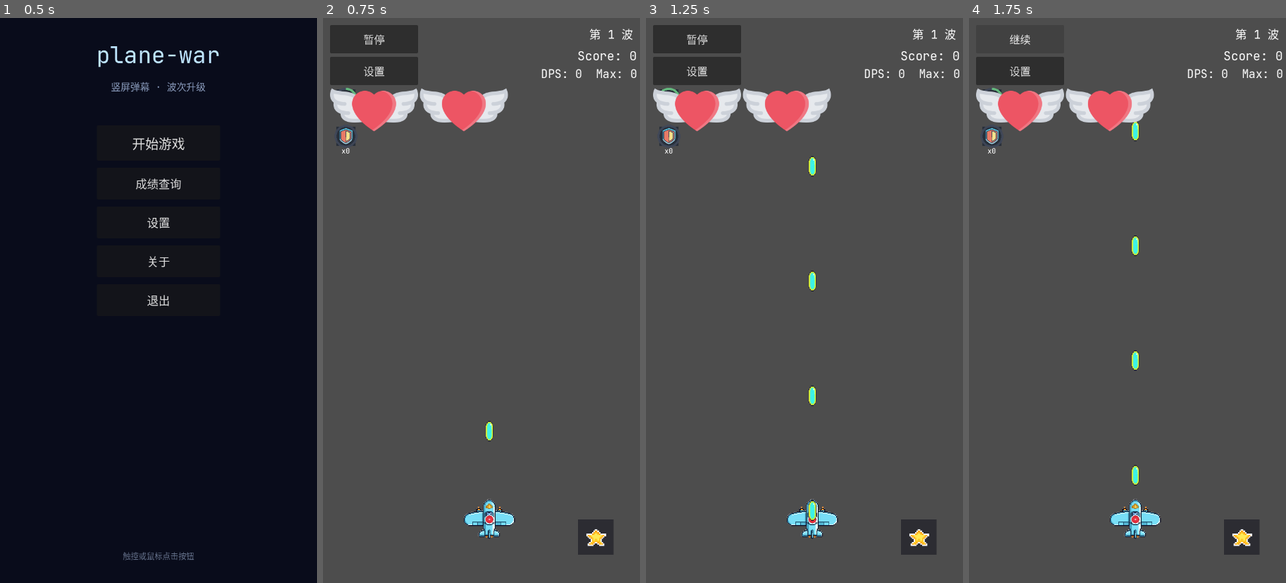
Above: before the commit, frames 1-4 (left to right).
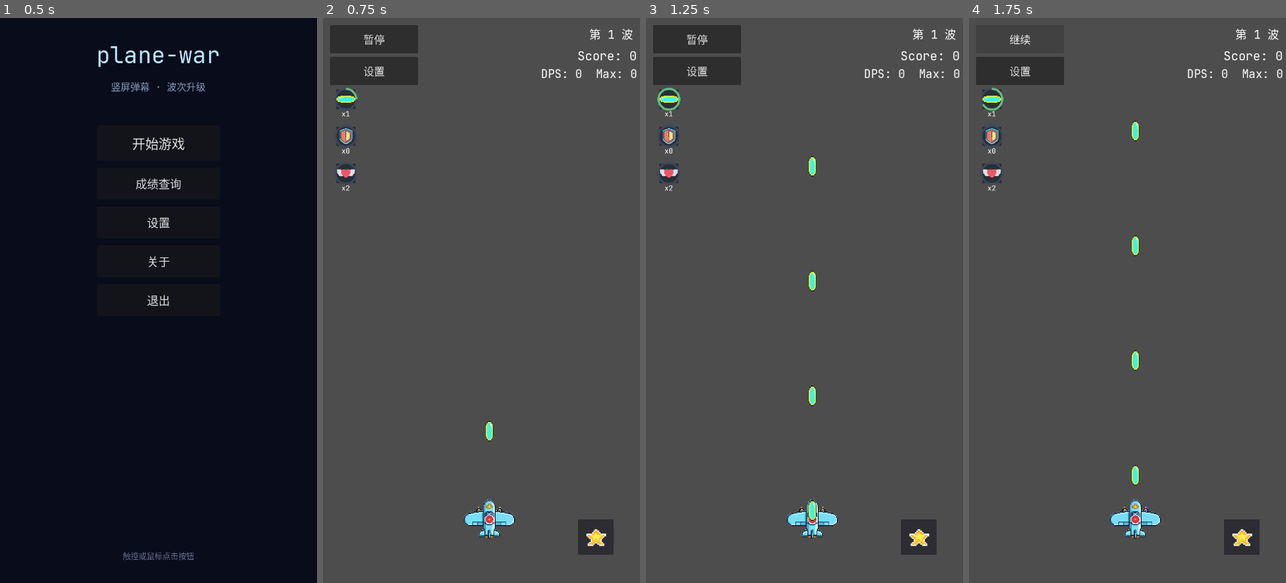
Above: after the commit, the same moments.

Repository: qingzhixing/plane-war
Game: Godot game, scene res://scenes/MainMenu.tscn
Two runs of this game, one before a commit and one after it. Both use one fixed random seed, a clock stepped at 60 frames per second and the inputs below. Sound files missing from this copy of the repository are replaced by a short silence.
Inputs:
- Up to frame 1 (0.5 s): no input
- Up to frame 2 (0.75 s): click "开始游戏" at 0.5 s
- Up to frame 3 (1.25 s): no input
- Up to frame 4 (1.75 s): click "暂停" at 1.25 s

Frame 1 is identical in both runs. In frame 2, 3.0% of the frame differs, in the area x 2-59%, y 12-31%; in frame 3, 3.0%; in frame 4, 3.0%.

Commit message:
🎨 UI: 调整生命槽不显示冷却环
Made-with: Cursor

Diff:
--- a/scripts/hud.gd
+++ b/scripts/hud.gd
@@ -39,9 +39,8 @@
 var _side_weapon_textures: Dictionary = {}  # weapon_id -> Texture2D
 var _spell_cd_slot: Control = null
 
-# 生命展示：左侧心形图标
-var _lives_hbox: HBoxContainer = null
-var _life_icons: Array[TextureRect] = []
+# 生命展示：左侧 Life 槽位（与护盾/主炮同款）
+var _life_slot: Control = null
 
 const STATUS_SLOT_SCENE: PackedScene = preload("res://scenes/ui/StatusSlot.tscn")
 const LIFE_ICON: Texture2D = preload("res://assets/ui/heart.svg")
@@ -82,7 +81,6 @@
 	_ensure_side_weapon_textures()
 	_ensure_side_weapon_cd_panel()
 	_ensure_left_slots_panel()
-	_ensure_lives_panel()
 
 func _process(delta: float) -> void:
 	if is_instance_valid(_main) and _main.has_method("get_wave"):
@@ -126,7 +124,6 @@
 		if _dps_label != null:
 			_dps_label.text = "DPS: %.0f  Max: %.0f" % [cur, max_val]
 		_update_spell_button()
-		_update_lives_panel()
 	_update_left_slots()
 	_update_side_weapon_cd_slots()
 
@@ -415,16 +412,21 @@
 	root.add_child(_left_slots_vbox)
 	var tex_gun: Texture2D = preload("res://assets/sprites/bullets/bullet_player_basic.png") as Texture2D
 	var tex_shield: Texture2D = preload("res://assets/ui/Shield.svg") as Texture2D
+	var tex_life: Texture2D = LIFE_ICON
 	_main_gun_slot = STATUS_SLOT_SCENE.instantiate()
 	_main_gun_slot.set_icon_texture(tex_gun)
 	_left_slots_vbox.add_child(_main_gun_slot)
 	_shield_slot = STATUS_SLOT_SCENE.instantiate()
 	_shield_slot.set_icon_texture(tex_shield)
 	_left_slots_vbox.add_child(_shield_slot)
+	_life_slot = STATUS_SLOT_SCENE.instantiate()
+	if tex_life != null:
+		_life_slot.set_icon_texture(tex_life)
+	_left_slots_vbox.add_child(_life_slot)
 
 
 func _update_left_slots() -> void:
-	if _main_gun_slot == null or _shield_slot == null:
+	if _main_gun_slot == null or _shield_slot == null or _life_slot == null:
 		return
 	# 主炮：外圈 = 下次开火剩余时间/间隔，x N = 齐射弹数
 	if is_instance_valid(_player) and _player.has_method("get_main_fire_cd_remaining"):
@@ -443,6 +445,14 @@
 		guard_n = _main.get_combo_guard_charges()
 	_shield_slot.set_ratio(1.0 if guard_n > 0 else 0.0)
 	_shield_slot.set_count(maxi(0, guard_n))
+
+	# 生命：外圈 = 有生命时满、无生命时空，x N = 剩余命数
+	var lives: int = 0
+	if is_instance_valid(_main) and _main.has_method("get_lives_remaining"):
+		lives = _main.get_lives_remaining()
+	# 生命不展示冷却环，仅用图标 + xN 表示剩余命数
+	_life_slot.set_ratio(0.0)
+	_life_slot.set_count(maxi(0, lives))
 
 
 func _ensure_side_weapon_cd_panel() -> void:
@@ -517,54 +527,6 @@
 		slot_node.set_count(n)
 
 
-func _ensure_lives_panel() -> void:
-	var root := get_node_or_null("Root") as Control
-	if root == null or _lives_hbox != null:
-		return
-	_lives_hbox = HBoxContainer.new()
-	_lives_hbox.name = "LivesPanel"
-	_lives_hbox.mouse_filter = Control.MOUSE_FILTER_IGNORE
-	_lives_hbox.set_anchors_preset(Control.PRESET_TOP_LEFT)
-	_lives_hbox.anchor_left = 0.0
-	_lives_hbox.anchor_right = 0.0
-	_lives_hbox.anchor_top = 0.0
-	_lives_hbox.anchor_bottom = 0.0
-	_lives_hbox.offset_left = 16.0
-	_lives_hbox.offset_top = 108.0
-	_lives_hbox.offset_right = 120.0
-	_lives_hbox.offset_bottom = 148.0
-	_lives_hbox.add_theme_constant_override("separation", 4)
-	root.add_child(_lives_hbox)
-
-	_life_icons.clear()
-	var max_lives := 2
-	for i in max_lives:
-		var icon := TextureRect.new()
-		icon.texture = LIFE_ICON
-		icon.stretch_mode = TextureRect.STRETCH_KEEP_ASPECT_CENTERED
-		icon.mouse_filter = Control.MOUSE_FILTER_IGNORE
-		icon.custom_minimum_size = Vector2(28, 28)
-		_lives_hbox.add_child(icon)
-		_life_icons.append(icon)
-
-
-func _update_lives_panel() -> void:
-	if _lives_hbox == null or not is_instance_valid(_main):
-		return
-	if not _main.has_method("get_lives_remaining"):
-		for icon in _life_icons:
-			if icon != null:
-				icon.visible = false
-		return
-	var lives: int = _main.get_lives_remaining()
-	lives = maxi(0, lives)
-	for i in _life_icons.size():
-		var icon := _life_icons[i]
-		if icon == null:
-			continue
-		icon.visible = i < lives
-
-
 func _update_spell_cd_slot() -> void:
 	if _spell_cd_slot == null or not is_instance_valid(_main):
 		return
